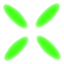
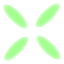
Layer changes from the first (64, 64) image to the second:
"Layer 1 copy 3": opacity 100% → 50% over [left=3, top=36, right=29, bottom=61]
"Layer 1 copy 2": opacity 100% → 50% over [left=3, top=3, right=28, bottom=29]
"Layer 1 copy": opacity 100% → 50% over [left=35, top=3, right=61, bottom=28]
"Layer 1": opacity 100% → 50% over [left=36, top=35, right=61, bottom=61]
